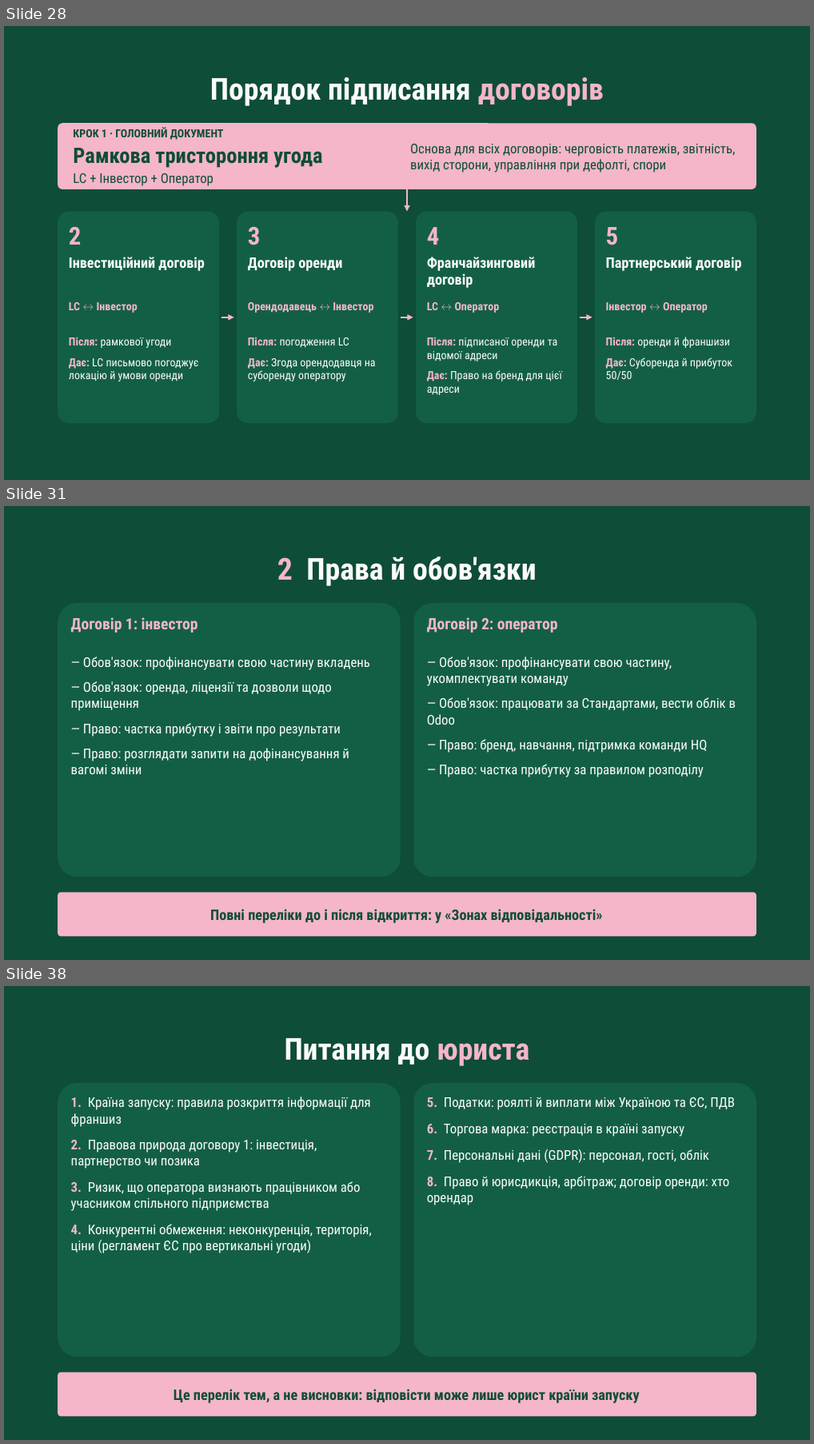
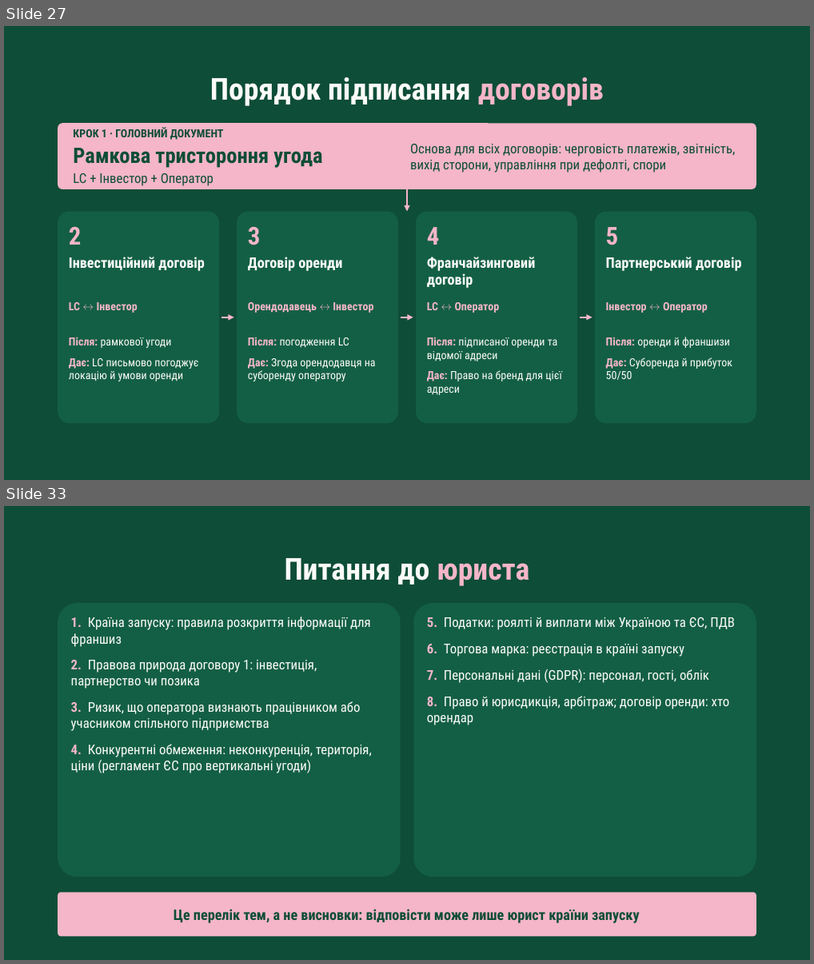
Before and after one commit to denfidiriv-cmyk/xcrypto, a slide deck: presentation_with_contract.pptx. Shown one above the other, each under a label of ours: slides 28, 31 and 38 before the commit, slides 27 and 33 after it; the slides between them are not shown. The pictures are 814x1444 and 814x964 pixels, drawn with LibreOffice and Linux fonts; fonts in the diff are those of the drawing. Boxes give left, top, right and bottom in pixels: in the first picture for what was removed or moved away, otherwise in the second. Text is boxed around its words. In the diff, an @@ line names an element or a change of style, - is before the commit and + after.

```diff
--- a/presentation_with_contract.pptx
+++ b/presentation_with_contract.pptx
@@ slide 31 removed at <box>4,506,810,960</box>, background #0E4D38 @@
@@ text removed at <box>278,556,537,586</box> @@
-2 Права й обов'язки
@@ rounded rectangle removed at <box>58,603,400,876</box> @@
@@ text removed at <box>71,617,198,632</box> @@
-Договір 1: інвестор
@@ rounded rectangle removed at <box>414,603,756,876</box> @@
@@ text removed at <box>427,617,558,632</box> @@
-Договір 2: оператор
@@ text removed at <box>71,656,370,774</box> @@
-— Обов'язок: профінансувати свою частину вкладень
-— Обов'язок: оренда, ліцензії та дозволи щодо приміщення
-— Право: частка прибутку і звіти про результати
-— Право: розглядати запити на дофінансування й вагомі зміни
@@ text removed at <box>427,656,736,777</box> @@
-— Обов'язок: профінансувати свою частину, укомплектувати команду
-— Обов'язок: працювати за Стандартами, вести облік в Odoo
-— Право: бренд, навчання, підтримка команди HQ
-— Право: частка прибутку за правилом розподілу
@@ rounded rectangle removed at <box>58,892,756,936</box> @@
@@ text removed at <box>210,908,603,923</box> @@
-Повні переліки до і після відкриття: у «Зонах відповідальності»
@@ what was slide 28 is now slide 27 @@
@@ what was slide 38 is now slide 33 @@
```
Also in this commit, not shown: 5 slides added, 9 other slides removed.
